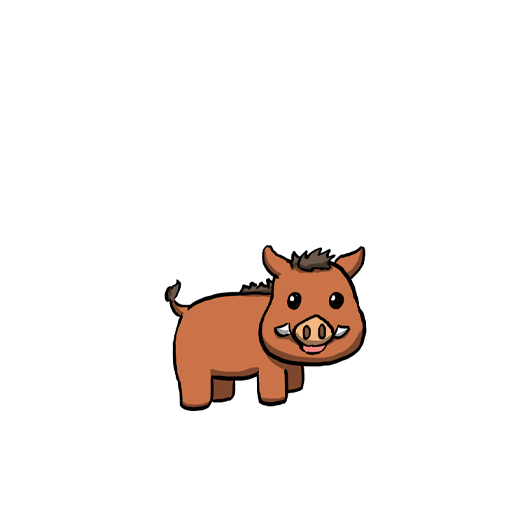
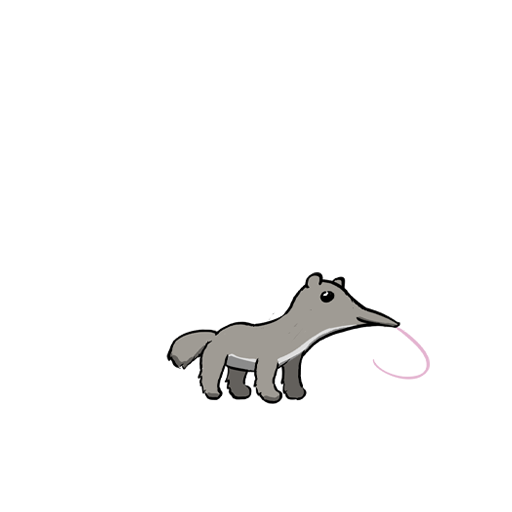
Revision of a layered (512, 512) image; what changed, layer by layer:
added layer "anteater" above "dog" over <box>166,272,430,404</box>
hid "warthog" over <box>164,245,367,411</box>
